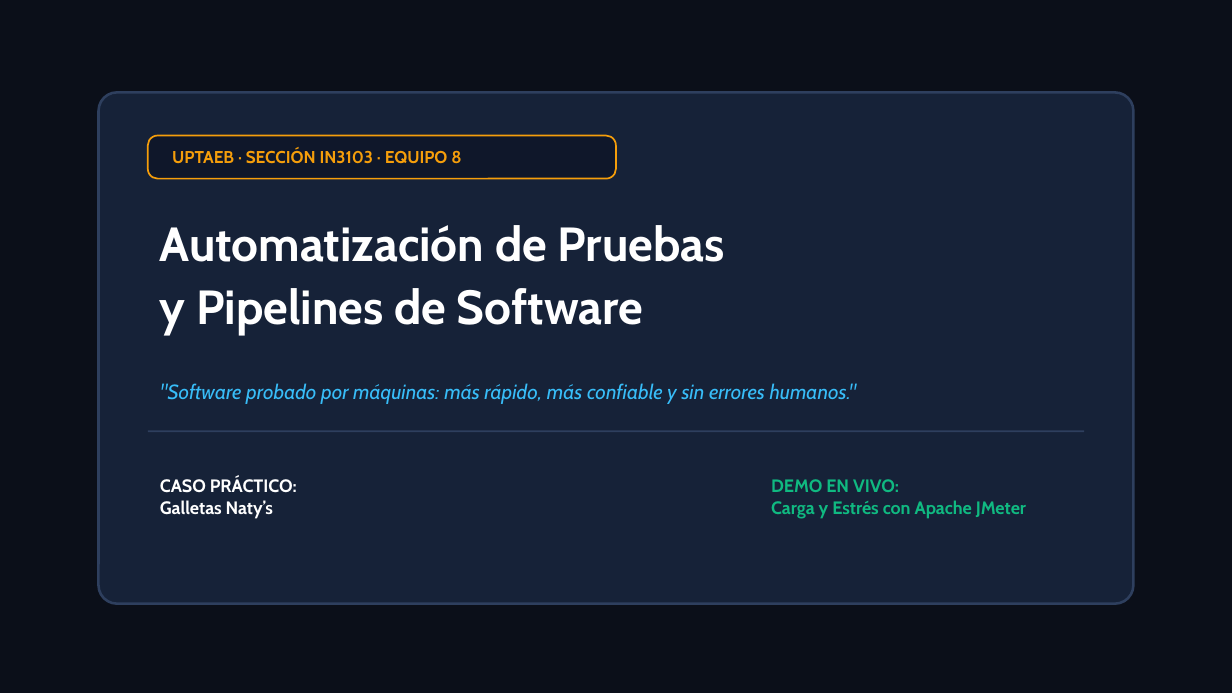
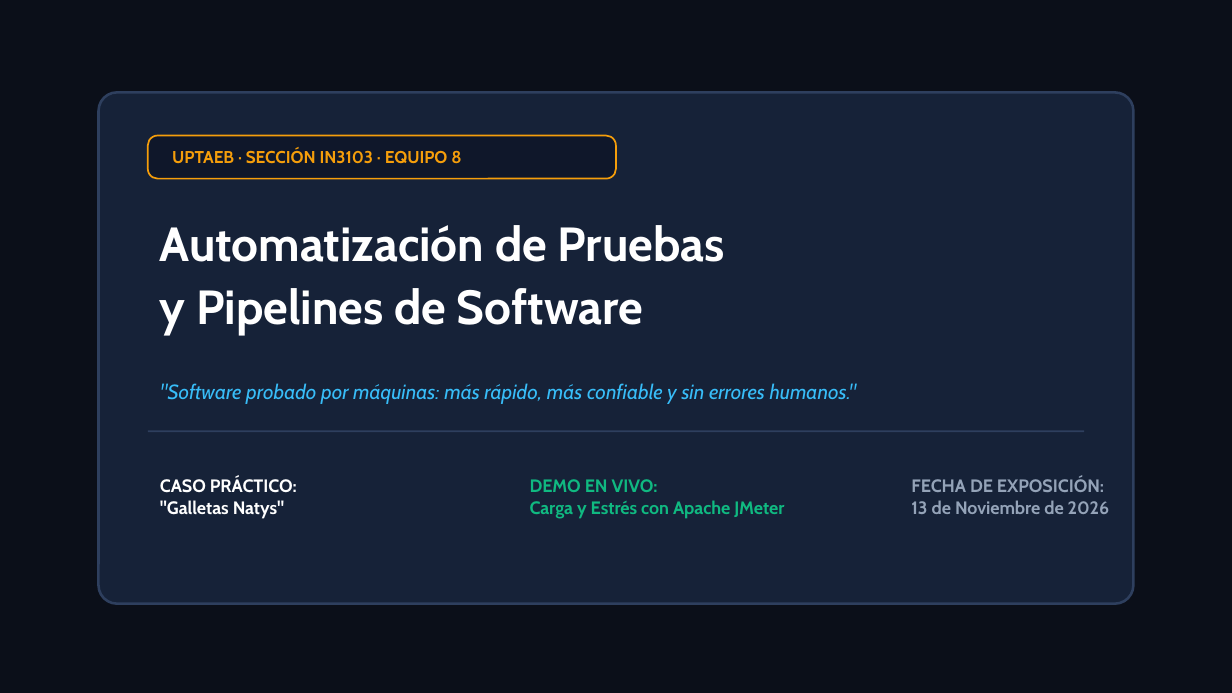
Before and after one commit to Elias0902/natys-landing-exposicion, a slide deck: slide 1 of public/docs/diapositivas-equipo8.pptx. Drawn at 1232x693 pixels with LibreOffice and Linux fonts; fonts in the diff are those of the drawing. Boxes give left, top, right and bottom in pixels: in the first picture for what was removed or moved away, otherwise in the second. Text is boxed around its words. In the diff, an @@ line names an element or a change of style, - is before the commit and + after.

```diff
--- a/public/docs/diapositivas-equipo8.pptx
+++ b/public/docs/diapositivas-equipo8.pptx
@@ text "DEMO EN VIVO:": place and size @@
-text "DEMO EN VIVO:" at (771, 479, 1026, 519)
+text "DEMO EN VIVO:" at (530, 479, 784, 519)
@@ text added at (911, 479, 1110, 514), 10.5 pt, text #94A3B8, bold @@
+FECHA DE EXPOSICIÓN:
+13 de Noviembre de 2026
@@ text at (160, 500, 284, 519): text changed @@
-Galletas Naty’s
+"Galletas Natys"
```
Also in this commit, not shown: 15 other slides changed, 8 other files.
